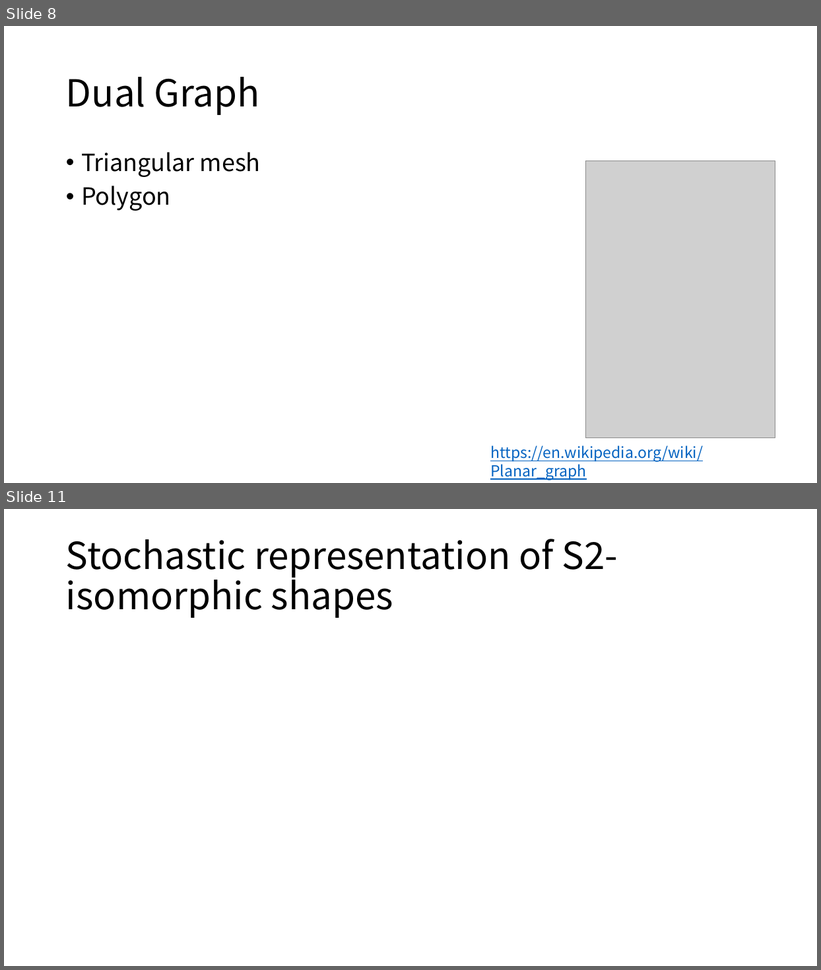
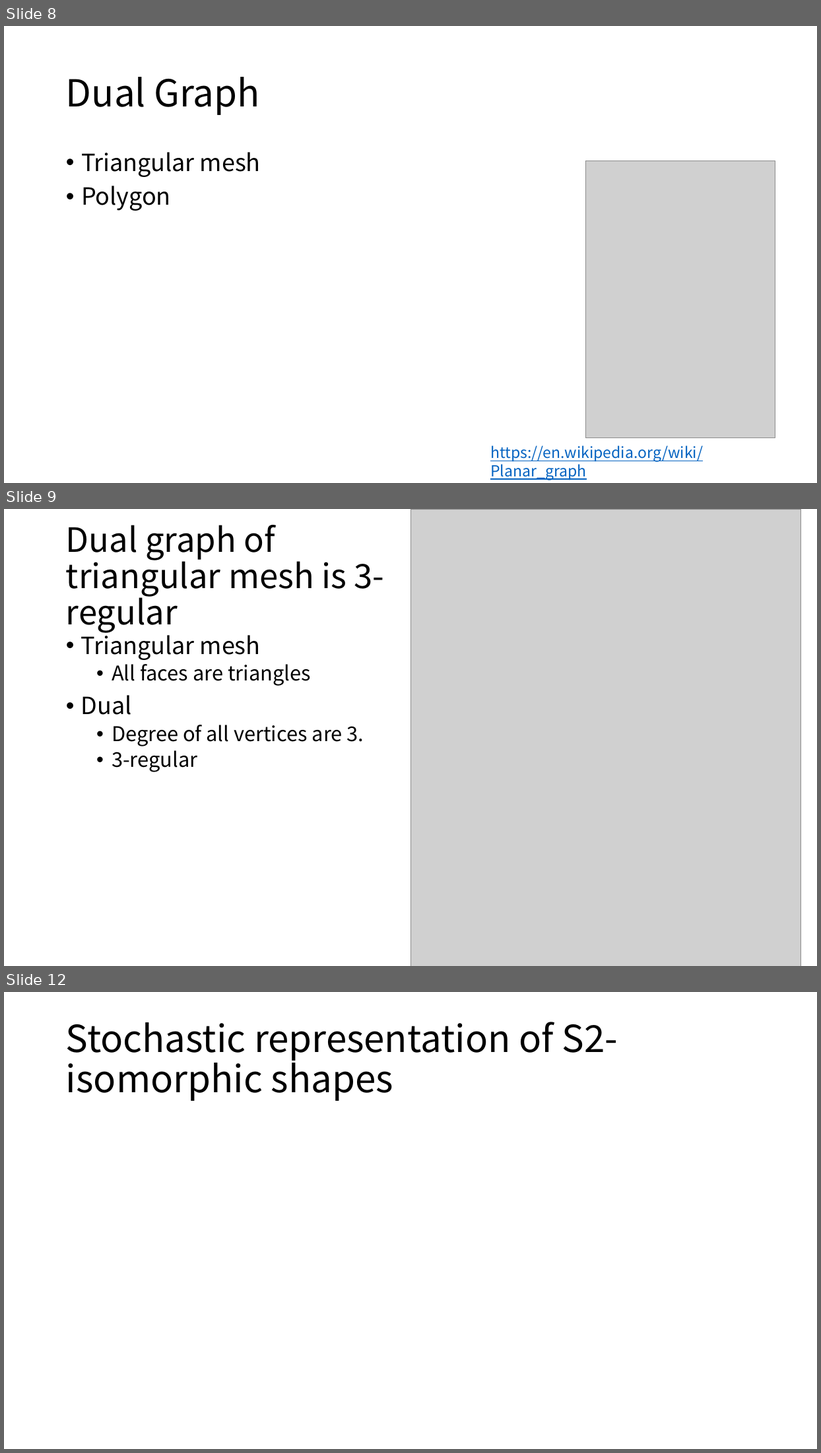
Before and after one commit to ryamada22/atom, a slide deck: Lectures2019/MutationOfTriangularMesh.pptx. Shown one above the other, each under a label of ours: slides 8 and 11 before the commit, slides 8, 9 and 12 after it; the slides between them are not shown. The pictures are 821x970 and 821x1453 pixels, drawn with LibreOffice and Linux fonts; fonts in the diff are those of the drawing; grey boxes stand for pictures. Boxes give left, top, right and bottom in pixels: in the first picture for what was removed or moved away, otherwise in the second. Text is boxed around its words. In the diff, an @@ line names an element or a change of style, - is before the commit and + after.

```diff
--- a/Lectures2019/MutationOfTriangularMesh.pptx
+++ b/Lectures2019/MutationOfTriangularMesh.pptx
@@ slide 9 added at <box>4,509,817,966</box>, background #FFFFFF @@
@@ title added at <box>66,525,384,633</box>, 39.6 pt, text #000000 @@
+Dual graph of triangular mesh is 3-regular
@@ picture added at <box>411,509,801,966</box> @@
@@ text added at <box>81,630,364,772</box>, 24 pt, text #000000 @@
+• Triangular mesh
+  • All faces are triangles
+• Dual
+  • Degree of all vertices are 3.
+  • 3-regular
@@ what was slide 11 is now slide 12 @@
```
Also in this commit, not shown: 3 slides changed, 1 other slide added, 3 other files.
